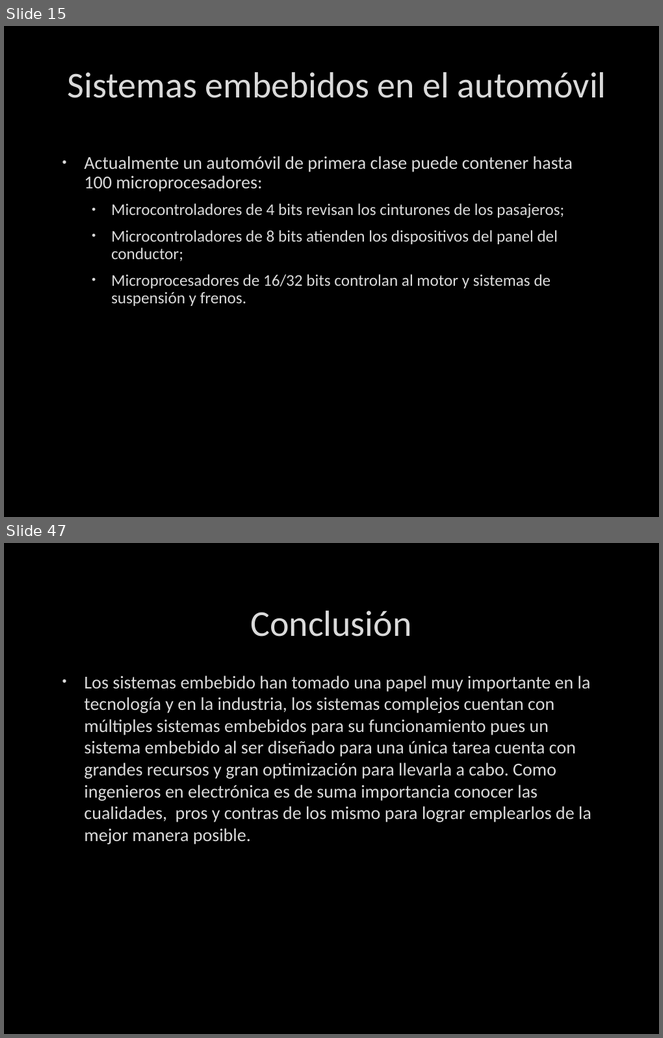
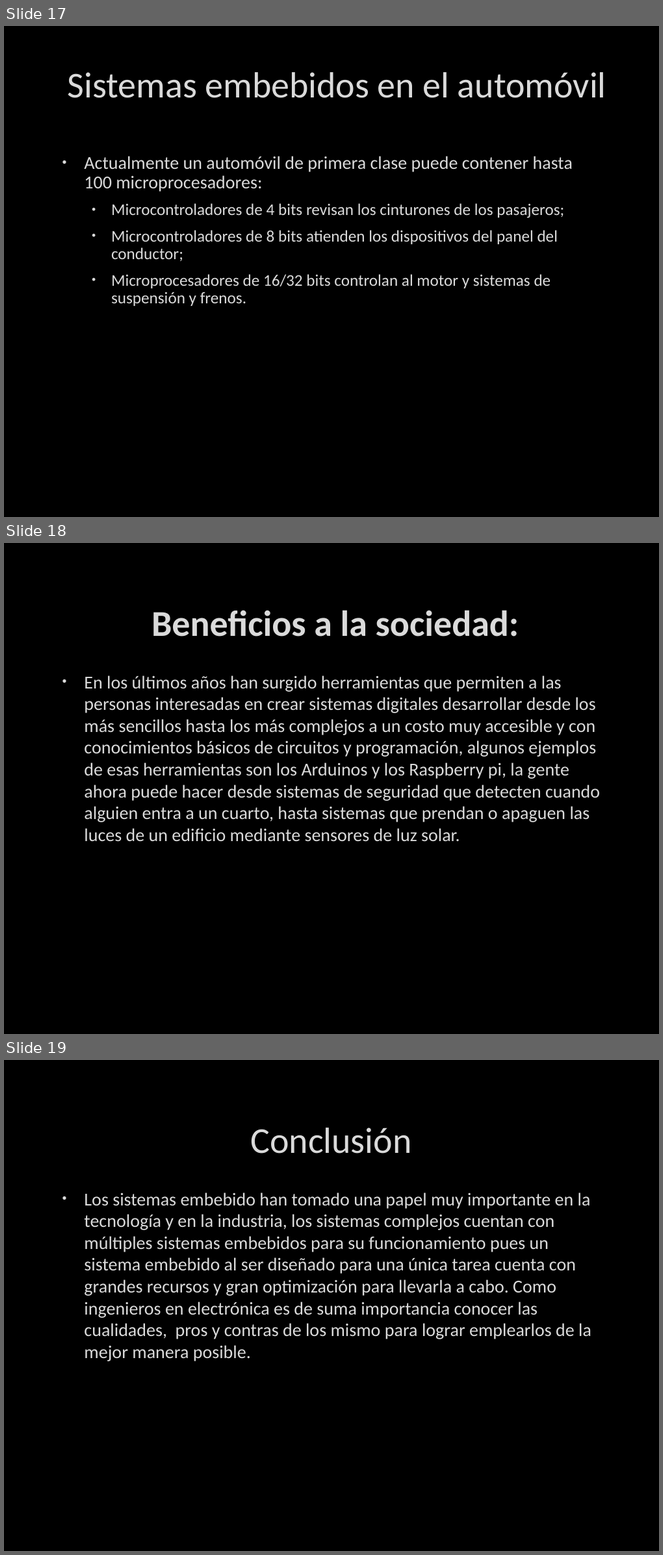
Before and after one commit to Erick-ARH/Sistemas-Embebidos, a slide deck: Presentaciones/Sistemas Embebidos/Sistemas Embebidos.pptx. Shown one above the other, each under a label of ours: slides 15 and 47 before the commit, slides 17, 18 and 19 after it; the slides between them are not shown. The pictures are 663x1038 and 663x1555 pixels, drawn with LibreOffice and Linux fonts; fonts in the diff are those of the drawing; background and template pictures are left out. Boxes give left, top, right and bottom in pixels: in the first picture for what was removed or moved away, otherwise in the second. Text is boxed around its words. In the diff, an @@ line names an element or a change of style, - is before the commit and + after.

```diff
--- a/Presentaciones/Sistemas Embebidos/Sistemas Embebidos.pptx
+++ b/Presentaciones/Sistemas Embebidos/Sistemas Embebidos.pptx
@@ slide 18 added at bbox=[4, 543, 659, 1034], background picture (left out) @@
@@ title added at bbox=[152, 610, 519, 637], 40 pt, text #DADADA, bold @@
+Beneficios a la sociedad:
@@ text added at bbox=[84, 676, 600, 841], 20 pt, text #DADADA @@
+• En los últimos años han surgido herramientas que permiten a las personas interesadas en crear sistemas digitales desarrollar desde los más sencillos hasta los más complejos a un costo muy accesible y con conocimientos básicos de circuitos y programación, algunos ejemplos de esas herramientas son los Arduinos y los Raspberry pi, la gente ahora puede hacer desde sistemas de seguridad que detecten cuando alguien entra a un cuarto, hasta sistemas que prendan o apaguen las luces de un edificio mediante sensores de luz solar.
@@ what was slide 15 is now slide 17 @@
@@ what was slide 47 is now slide 19 @@
```
Also in this commit, not shown: 1 slide changed, 3 other slides added, 31 slides removed.
